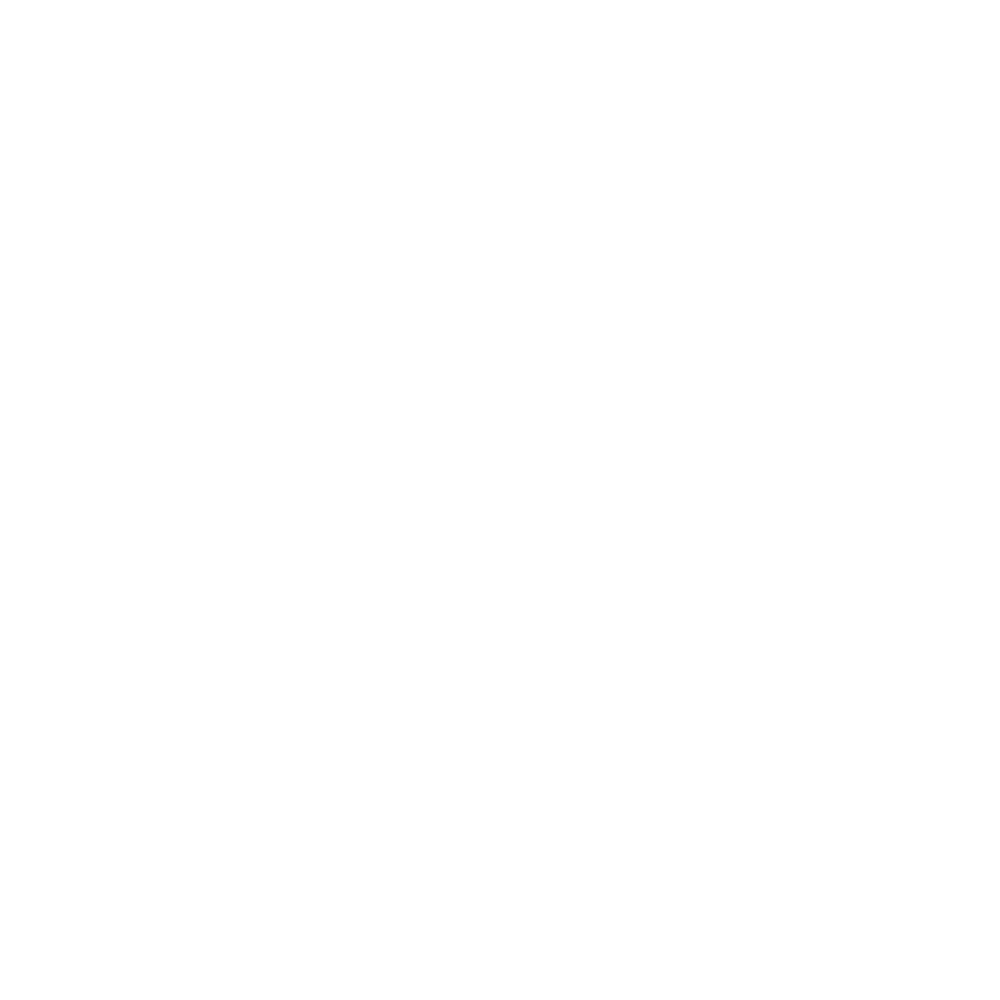
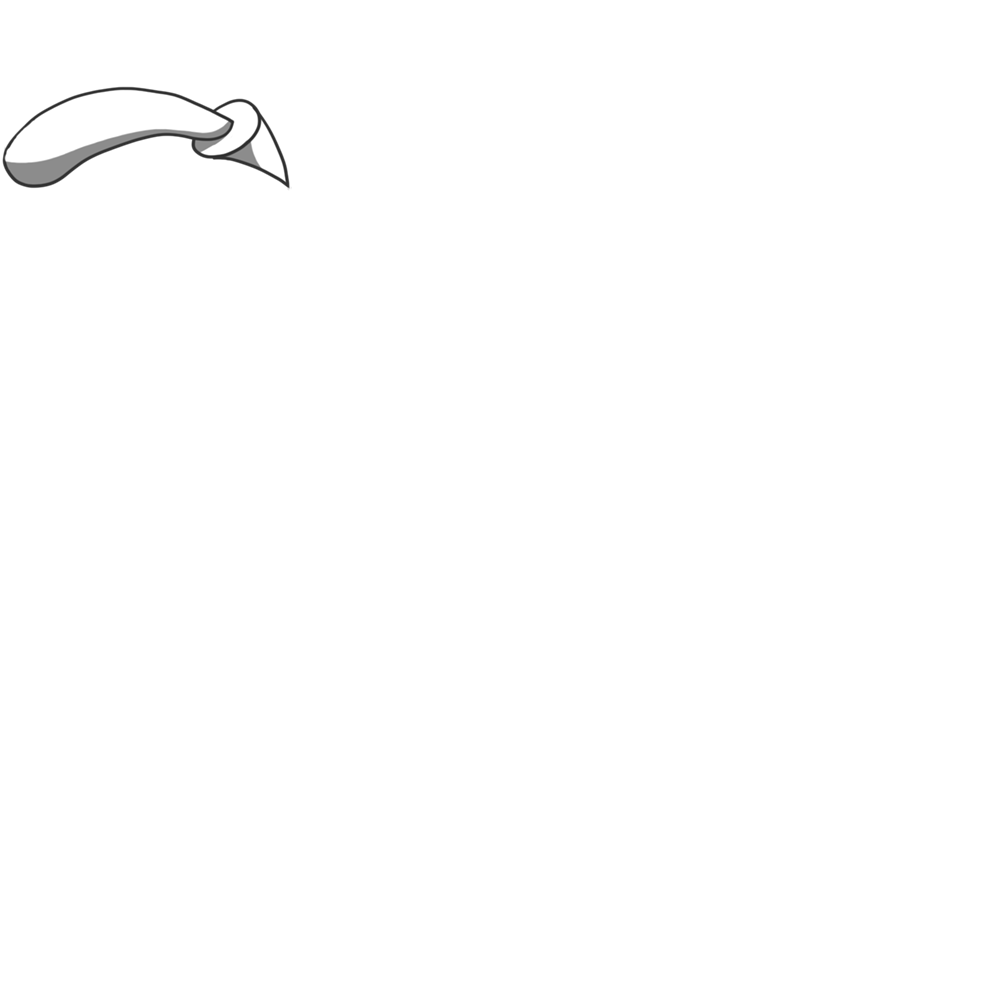
Revision of a layered 1000 × 1000 image; what changed, layer by layer:
added layer "Layer 2" above "Layer 1" over [2,86,292,191]
